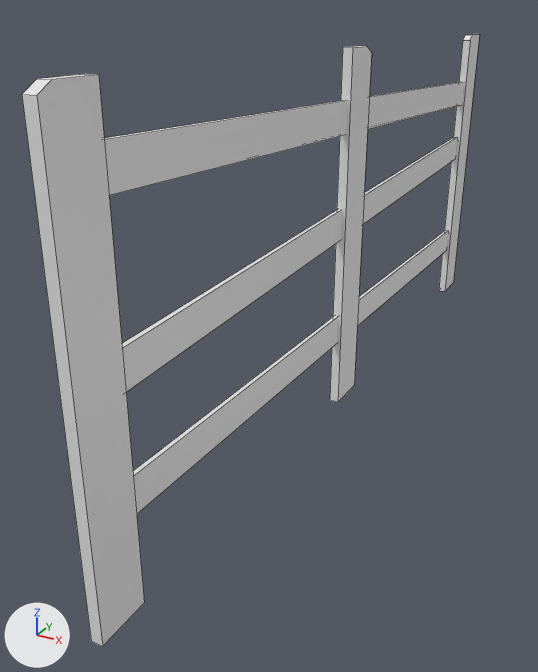
What one commit did to the FBX model Assets/Meshes/Fence01.fbx.
Both versions are drawn from a 50 mm lens placed at (1.73, -4.16, 2.39), pointed at (-0.32, -0.44, 0.53). Every picture has the same lights, and +X, +Y and +Z are marked at lower left. Mesh edges are drawn as thin lines. Where no turn or scale is listed for an object, it has been applied to the vertices.
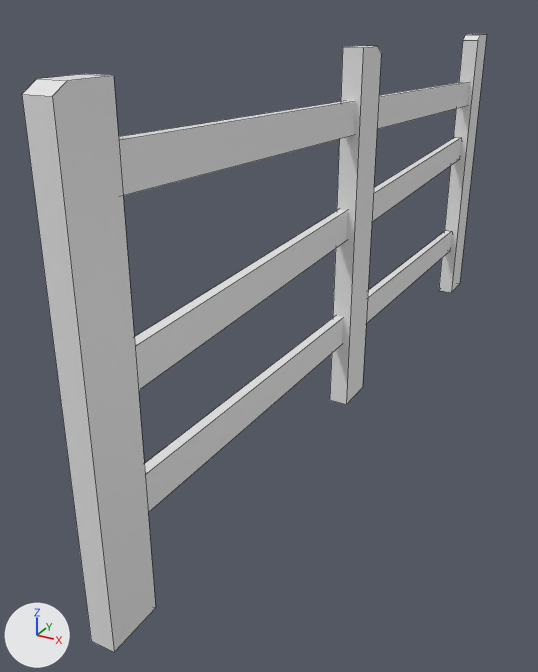
The newer file is also turned or shifted as a whole; pictures and numbers use the older file's frame.

Where the change shows, as pixel boxes [x1, y1, x2, y2] in the pictures (538 x 672 px; the box of a moved part takes in the faces that stretch with it):
'Cube', reshaped: before [22, 34, 479, 647]; after [22, 34, 487, 652]
part 1 of me_cube, cut back: before [33, 34, 479, 647]; after [33, 34, 487, 652]
part 2 of me_cube, moved or reshaped: before [330, 46, 371, 402]; after [330, 46, 381, 405]

The change, as a diff of the scene's bpy script:
```diff
--- a/Assets/Meshes/Fence01.fbx.py
+++ b/Assets/Meshes/Fence01.fbx.py
@@ me_cube @@
 # used by ob_cube; location = (0.0, 0.0, 0.0)
 # verts and faces of me_cube; kept vertices keep their numbers, new ones are numbered from 60
 # before: 20 (0.03, -0.13, 2.19) at pixel (352, 47), 21 (0.03, -0.13, 0.0) at pixel (337, 402), 22 (0.03, 0.15, 2.16) at pixel (371, 52), 23 (0.03, 0.15, 0.0) at pixel (354, 385), 28 (0.03, 0.08, 2.19) at pixel (367, 46)
-me_cube.from_pydata(...)  # 60 vertices, 42 faces; spans x -0.03..0.03, y -2.49..2.56, z 0.0..2.19
+me_cube.from_pydata(...)  # 60 vertices, 33 faces; spans x -0.03..0.09, y -2.49..2.56, z 0.0..2.19
+# me_cube part 1
+# 9 faces are deleted
+# 10 vertices in x 0.03, y -2.49..2.56, z 0.0..2.19 move by (0.06, 0.0, 0.0)
+# 10 vertices in x -0.02, y -2.4..2.31, z 0.39..1.39 move by (0.01, 0.0, 0.0)
+# 10 vertices in x 0.01, y -2.4..2.31, z 0.39..1.39 move by (0.03, 0.0, 0.0)
+# 5 vertices in x -0.01, y -2.34..2.37, z 1.65..1.99 move by (0.02, 0.0, 0.0)
+# 5 vertices in x 0.02, y -2.34..2.37, z 1.65..1.99 move by (0.04, 0.0, 0.0)
+# me_cube part 2
+for i in [*range(20, 24), 28]: verts[i] += (0.06, 0.0, 0.0)
```
